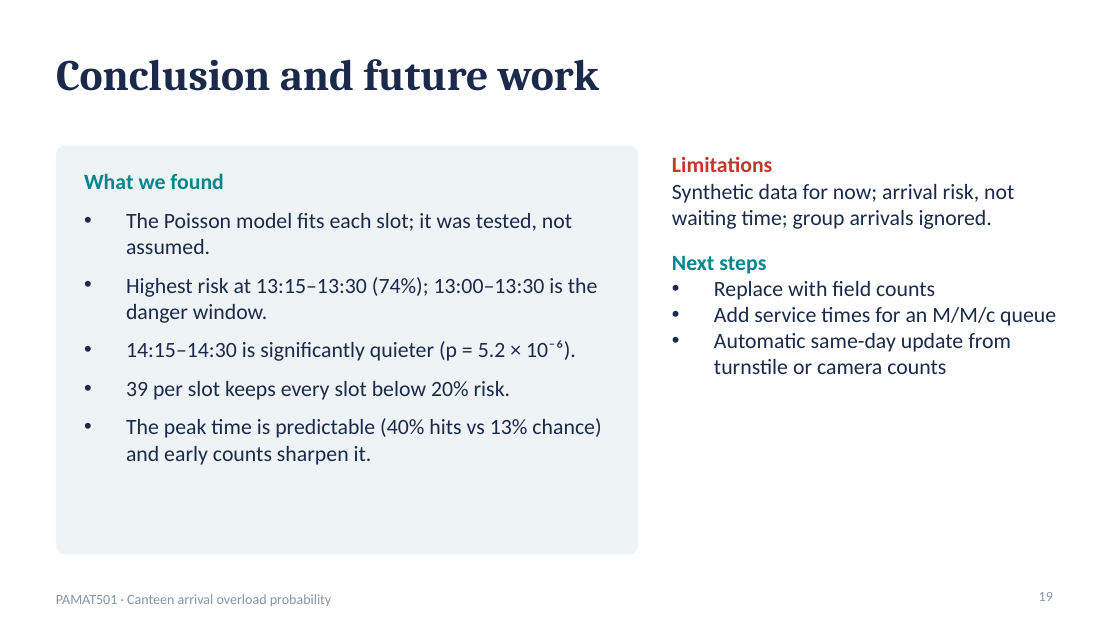
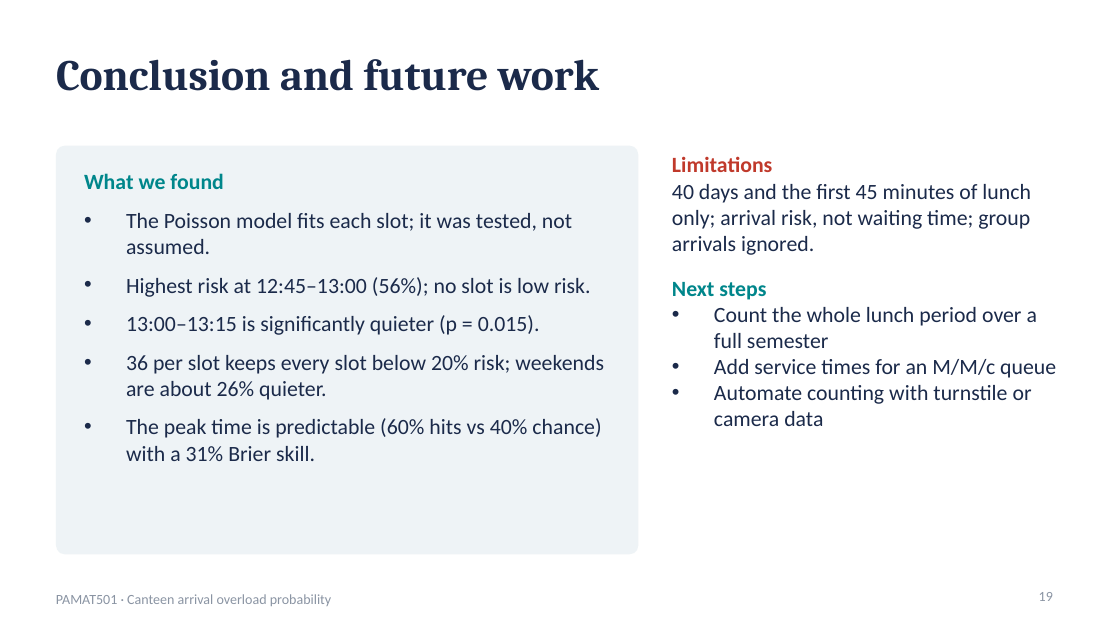
Before and after one commit to FarazAkhtarKhan/CanteenFlow, a slide deck: slide 19 of presentation/canteenflow_presentation.pptx. Drawn at 1120x630 pixels with LibreOffice and Linux fonts; fonts in the diff are those of the drawing. Boxes give left, top, right and bottom in pixels: in the first picture for what was removed or moved away, otherwise in the second. Text is boxed around its words. In the diff, an @@ line names an element or a change of style, - is before the commit and + after.

```diff
--- a/presentation/canteenflow_presentation.pptx
+++ b/presentation/canteenflow_presentation.pptx
@@ text at [672,184,1031,255]: text changed @@
-Synthetic data for now; arrival risk, not waiting time; group arrivals ignored.
+40 days and the first 45 minutes of lunch only; arrival risk, not waiting time; group arrivals ignored.
@@ text at [126,277,604,461]: text changed @@
-• Highest risk at 13:15–13:30 (74%); 13:00–13:30 is the danger window.
-• 14:15–14:30 is significantly quieter (p = 5.2 × 10⁻⁶).
-• 39 per slot keeps every slot below 20% risk.
-• The peak time is predictable (40% hits vs 13% chance) and early counts sharpen it.
+• Highest risk at 12:45–13:00 (56%); no slot is low risk.
+• 13:00–13:15 is significantly quieter (p = 0.015).
+• 36 per slot keeps every slot below 20% risk; weekends are about 26% quieter.
+• The peak time is predictable (60% hits vs 40% chance) with a 31% Brier skill.
@@ text at [714,307,1037,348]: text changed @@
-• Replace with field counts
+• Count the whole lunch period over a full semester
@@ text at [714,385,1032,426]: text changed @@
-• Automatic same-day update from turnstile or camera counts
+• Automate counting with turnstile or camera data
```
Also in this commit, not shown: 14 other slides changed, 28 other files.
